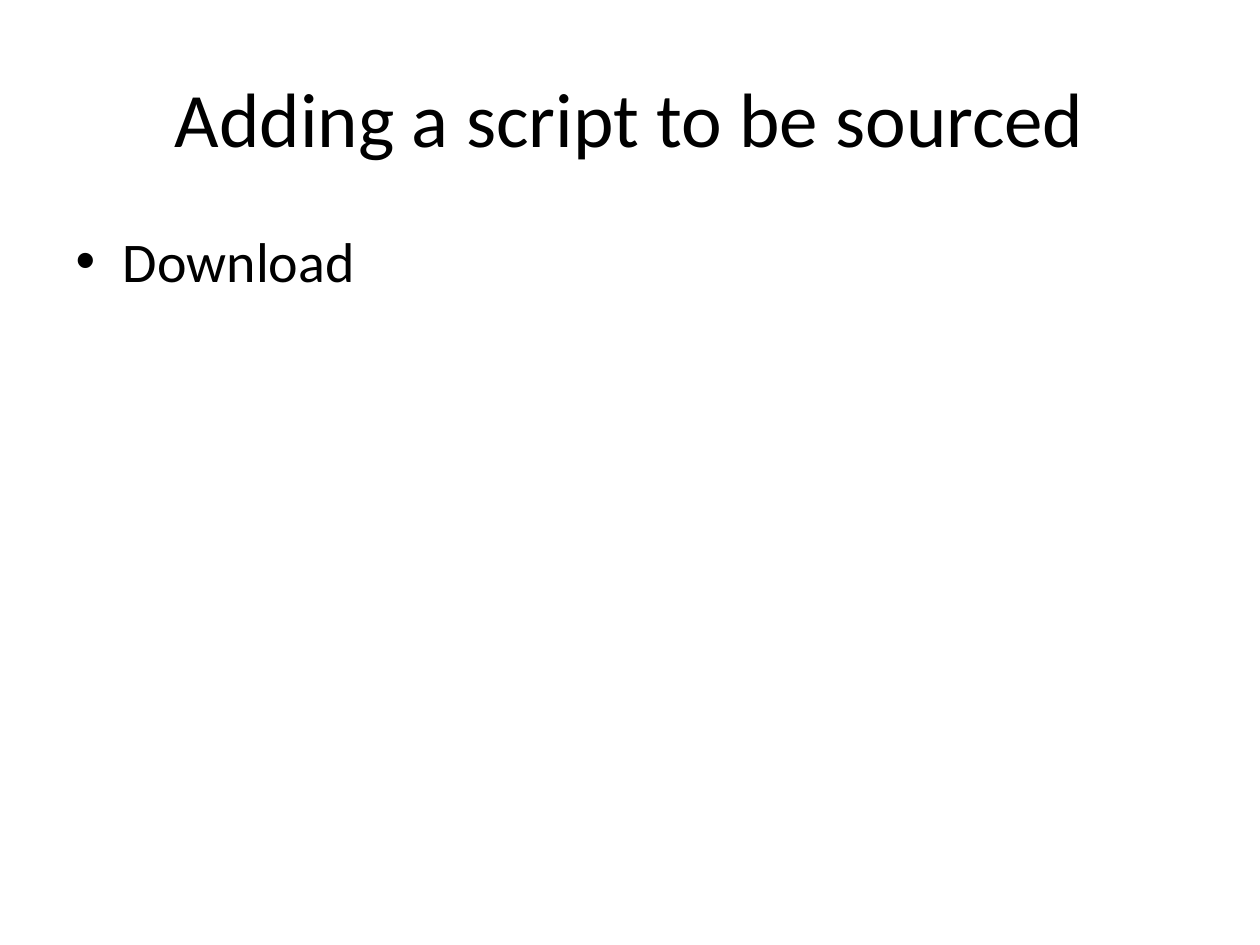
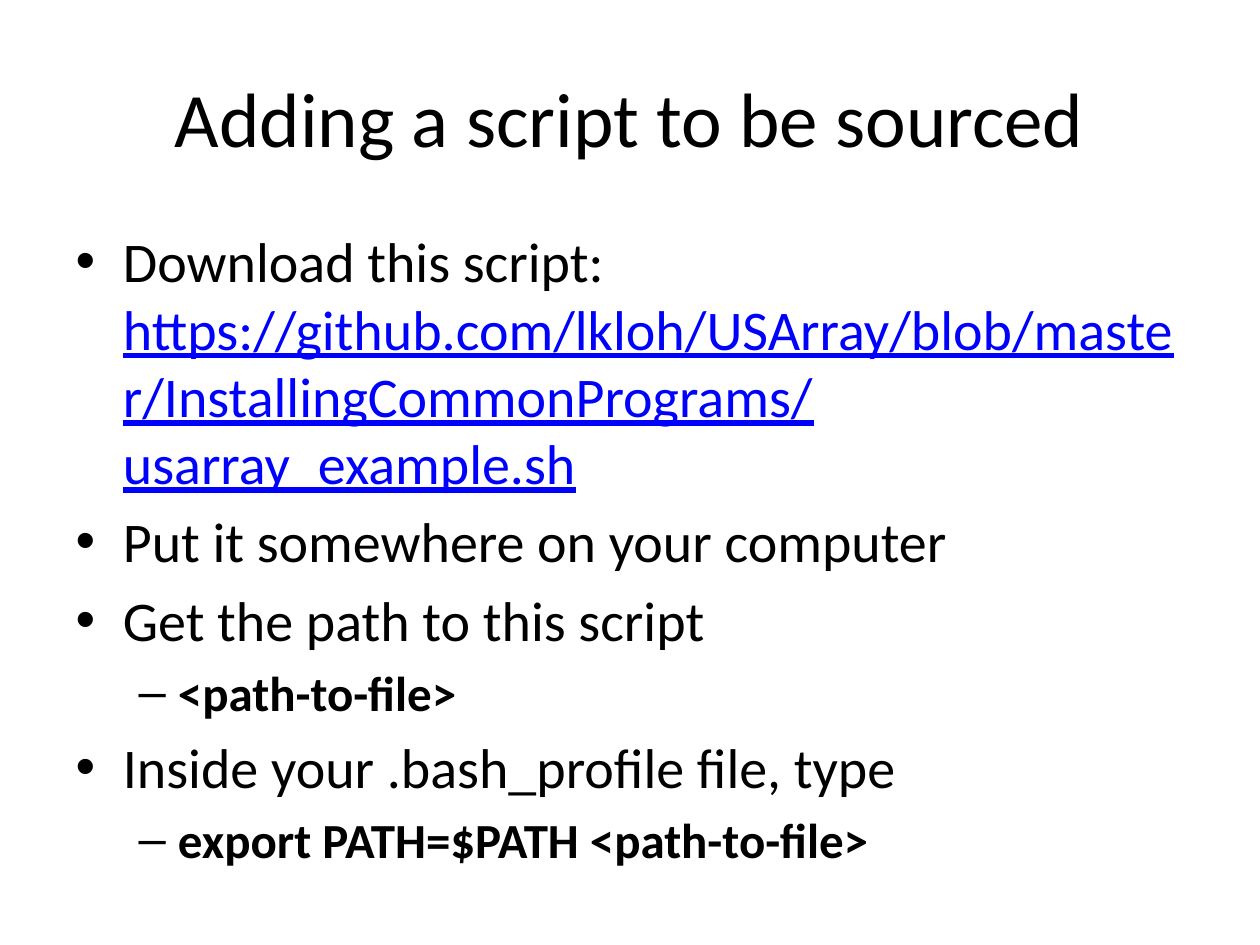
Before and after one commit to lkloh/USArray, a slide deck: slide 5 of InstallingCommonPrograms/InstallingCommonPrograms.pptx. Drawn at 1260x945 pixels with LibreOffice and Linux fonts; fonts in the diff are those of the drawing. Boxes give left, top, right and bottom in pixels: in the first picture for what was removed or moved away, otherwise in the second. Text is boxed around its words. In the diff, an @@ line names an element or a change of style, - is before the commit and + after.

```diff
--- a/InstallingCommonPrograms/InstallingCommonPrograms.pptx
+++ b/InstallingCommonPrograms/InstallingCommonPrograms.pptx
@@ text at [123,243,1173,866]: text changed @@
-• Download
+• Download this script: https://github.com/lkloh/USArray/blob/master/InstallingCommonPrograms/usarray_example.sh
+• Put it somewhere on your computer
+• Get the path to this script
+  – <path-to-file>
+• Inside your .bash_profile file, type
+  – export PATH=$PATH <path-to-file>
```
Also in this commit, not shown: 2 other slides changed, 1 slide added, 4 other files.
